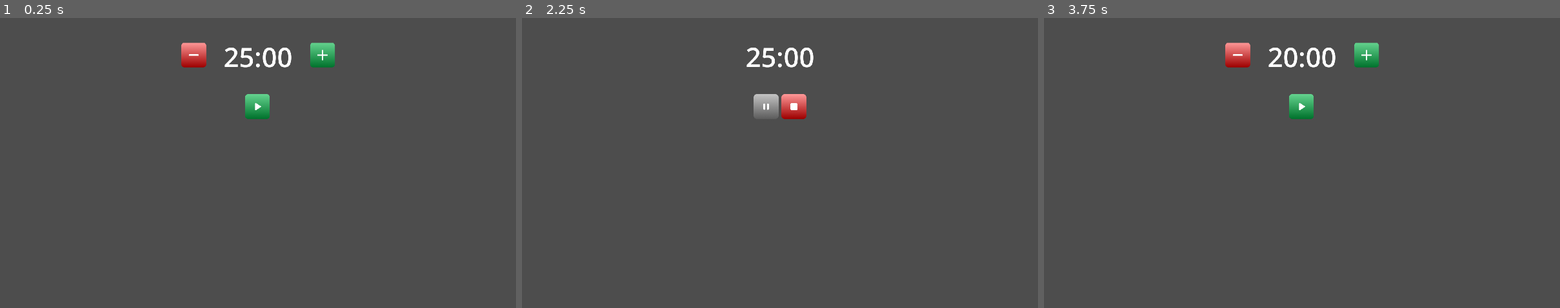
Above: before the commit, frames 1-3 (left to right).
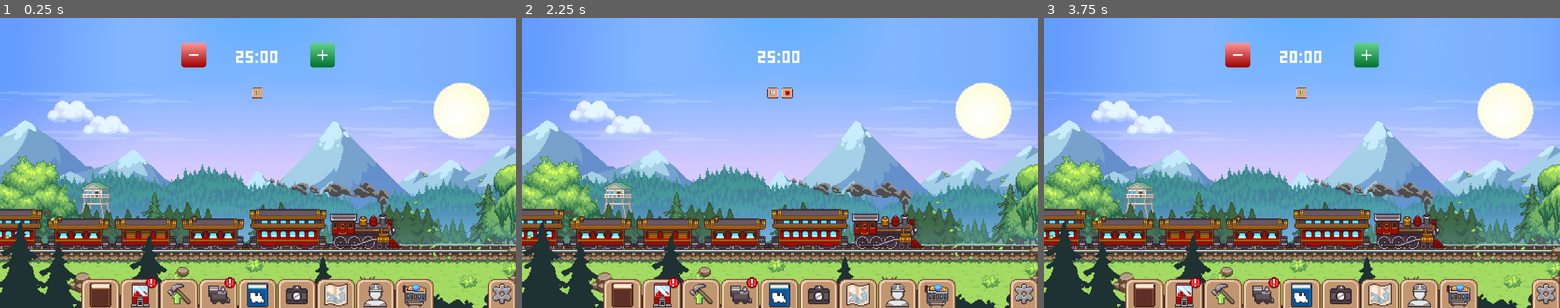
Above: after the commit, the same moments.

Repository: justkuzan/pomodoro-timer
Game: Godot game, scene res://Scenes/All Timers/all_timers_general_scene.tscn
The game is run twice, just before and just after one commit, with the same random seed, the same clock (stepped at 60 frames per second) and the same inputs.
Inputs (mouse positions are in pixels of both pictures, inside the frame that each line leads up to; where the layout moved, square brackets give the same spot in the first picture):
- Up to frame 1 (0.25 s): no input
- Up to frame 2 (2.25 s): click (780, 93) [780, 107] at 0.5 s; click (785, 93) [795, 107] at 1.25 s; click (780, 93) [780, 107] at 2 s
- Up to frame 3 (3.75 s): click (1307, 93) [1317, 107] at 2.75 s; click (1240, 55) at 3.5 s

The runs differ from the first frame. In frame 1, 96% of the frame differs, in the area x 0-100%, y 0-100%; in frame 2, 96%; in frame 3, 96%.

Commit message:
First UI
Added an example of background, new design for Play, Stop, Pause buttons

Diff:
--- a/Scenes/All Timers/all_timers_general_scene.tscn
+++ b/Scenes/All Timers/all_timers_general_scene.tscn
@@ -1,11 +1,17 @@
-[gd_scene load_steps=4 format=3 uid="uid://v3cn8qd7goio"]
+[gd_scene load_steps=5 format=3 uid="uid://v3cn8qd7goio"]
 
 [ext_resource type="Script" uid="uid://dnunrcd4blrq1" path="res://Scenes/All Timers/all_timers_general_scene.gd" id="1_teiy2"]
 [ext_resource type="PackedScene" uid="uid://c32tu8ja2dd0m" path="res://Scenes/Work Timer/work_timer_scene.tscn" id="2_bmei0"]
+[ext_resource type="Texture2D" uid="uid://4a4luinjtuer" path="res://Assets/background-example.jpg" id="2_kxrha"]
 [ext_resource type="PackedScene" uid="uid://dggwqim5r4htw" path="res://UI/timer_controls.tscn" id="3_bmei0"]
 
 [node name="all_timers_general_scene" type="Node2D"]
 script = ExtResource("1_teiy2")
+
+[node name="TextureRect" type="TextureRect" parent="."]
+offset_right = 1920.0
+offset_bottom = 1080.0
+texture = ExtResource("2_kxrha")
 
 [node name="work_timer_scene" parent="." instance=ExtResource("2_bmei0")]
 position = Vector2(960, 145)
--- a/Scenes/Work Timer/work_timer_scene.tscn
+++ b/Scenes/Work Timer/work_timer_scene.tscn
@@ -1,6 +1,7 @@
-[gd_scene load_steps=3 format=3 uid="uid://c32tu8ja2dd0m"]
+[gd_scene load_steps=4 format=3 uid="uid://c32tu8ja2dd0m"]
 
 [ext_resource type="Script" uid="uid://bsohdkcu0qpfa" path="res://Scenes/Work Timer/work_timer.gd" id="1_1f5mk"]
+[ext_resource type="FontFile" uid="uid://dbbvwg37326gp" path="res://UI/Fonts/Micro_5/Micro5-Regular.ttf" id="2_mjwks"]
 
 [sub_resource type="LabelSettings" id="LabelSettings_g32yk"]
 font_size = 100
@@ -22,6 +23,7 @@
 offset_bottom = 137.0
 grow_horizontal = 2
 grow_vertical = 2
+theme_override_fonts/font = ExtResource("2_mjwks")
 text = "0"
 label_settings = SubResource("LabelSettings_g32yk")
 horizontal_alignment = 1
--- a/UI/timer_controls.tscn
+++ b/UI/timer_controls.tscn
@@ -1,11 +1,17 @@
-[gd_scene load_steps=7 format=3 uid="uid://dggwqim5r4htw"]
+[gd_scene load_steps=13 format=3 uid="uid://dggwqim5r4htw"]
 
 [ext_resource type="Script" uid="uid://dg7rh3d4xlwks" path="res://UI/timer_controls.gd" id="1_5s0ss"]
 [ext_resource type="Texture2D" uid="uid://d4kdjapyxf1lk" path="res://UI/Timer Controls/add.png" id="2_o4kh1"]
 [ext_resource type="Texture2D" uid="uid://1h3anq16walv" path="res://UI/Timer Controls/reduce.png" id="3_o4kh1"]
-[ext_resource type="Texture2D" uid="uid://cs8xoiub3yq4h" path="res://UI/Timer Controls/pause.png" id="4_og1yg"]
-[ext_resource type="Texture2D" uid="uid://c5sy77r11oqys" path="res://UI/Timer Controls/play.png" id="5_t344s"]
-[ext_resource type="Texture2D" uid="uid://dvjlethgq2357" path="res://UI/Timer Controls/stop.png" id="6_t344s"]
+[ext_resource type="Texture2D" uid="uid://catdm2018fo4q" path="res://UI/HUD/button-pause/pause-default.png" id="4_av14r"]
+[ext_resource type="Texture2D" uid="uid://0wo7sc8yquc7" path="res://UI/HUD/button-play/play-default.png" id="5_8a722"]
+[ext_resource type="Texture2D" uid="uid://cfgh5x27r4wnx" path="res://UI/HUD/button-pause/pause-pressed.png" id="5_vq7i4"]
+[ext_resource type="Texture2D" uid="uid://depro5ge4o6bj" path="res://UI/HUD/button-play/play-pressed.png" id="6_fv4x6"]
+[ext_resource type="Texture2D" uid="uid://cbiqtorxxpwl5" path="res://UI/HUD/button-pause/pause-hovered.png" id="6_y8ejd"]
+[ext_resource type="Texture2D" uid="uid://bxq56k7hhg8fa" path="res://UI/HUD/button-play/play-hovered.png" id="7_o361q"]
+[ext_resource type="Texture2D" uid="uid://csk3kerxtmr6y" path="res://UI/HUD/button-stop/stop-default.png" id="8_o361q"]
+[ext_resource type="Texture2D" uid="uid://cf7xi6xrk315g" path="res://UI/HUD/button-stop/stop-pressed.png" id="9_ihn6g"]
+[ext_resource type="Texture2D" uid="uid://dt3vbjhqwvq3a" path="res://UI/HUD/button-stop/stop-hovered.png" id="10_av14r"]
 
 [node name="timer_controls" type="Control"]
 layout_mode = 3
@@ -44,9 +50,9 @@
 anchor_right = 1.0
 anchor_bottom = 0.5
 offset_left = -154.0
-offset_top = 280.0
+offset_top = 255.0
 offset_right = 154.0
-offset_bottom = 380.0
+offset_bottom = 354.99997
 grow_horizontal = 2
 grow_vertical = 2
 
@@ -60,11 +66,15 @@
 
 [node name="pause" type="TextureButton" parent="play_pause_stop_V/play_pause_stop_H/play_pause"]
 layout_mode = 2
-texture_normal = ExtResource("4_og1yg")
+texture_normal = ExtResource("4_av14r")
+texture_pressed = ExtResource("5_vq7i4")
+texture_hover = ExtResource("6_y8ejd")
 
 [node name="play" type="TextureButton" parent="play_pause_stop_V/play_pause_stop_H/play_pause"]
 layout_mode = 2
-texture_normal = ExtResource("5_t344s")
+texture_normal = ExtResource("5_8a722")
+texture_pressed = ExtResource("6_fv4x6")
+texture_hover = ExtResource("7_o361q")
 
 [node name="stop" type="HBoxContainer" parent="play_pause_stop_V/play_pause_stop_H"]
 layout_mode = 2
@@ -72,7 +82,9 @@
 
 [node name="stop" type="TextureButton" parent="play_pause_stop_V/play_pause_stop_H/stop"]
 layout_mode = 2
-texture_normal = ExtResource("6_t344s")
+texture_normal = ExtResource("8_o361q")
+texture_pressed = ExtResource("9_ihn6g")
+texture_hover = ExtResource("10_av14r")
 
 [connection signal="pressed" from="add_reduce_V/add_reduce_H/reduce_minutes" to="." method="_on_reduce_minutes_pressed"]
 [connection signal="pressed" from="add_reduce_V/add_reduce_H/add_minutes" to="." method="_on_add_minutes_pressed"]
Binary file added: Assets/background-example.jpg
Not shown, added: Assets/background-example.jpg.import
Binary file added: UI/Fonts/Micro_5/Micro5-Regular.ttf
Not shown, added: UI/Fonts/Micro_5/Micro5-Regular.ttf.import
Not shown, added: UI/Fonts/Micro_5/OFL.txt
Not shown, added: UI/Fonts/Silkscreen/OFL.txt
Binary file added: UI/Fonts/Silkscreen/Silkscreen-Bold.ttf
Not shown, added: UI/Fonts/Silkscreen/Silkscreen-Bold.ttf.import
Binary file added: UI/Fonts/Silkscreen/Silkscreen-Regular.ttf
Not shown, added: UI/Fonts/Silkscreen/Silkscreen-Regular.ttf.import
Binary file added: UI/HUD/button-pause/pause-default.png
Not shown, added: UI/HUD/button-pause/pause-default.png.import
(and 18 more such lines)
